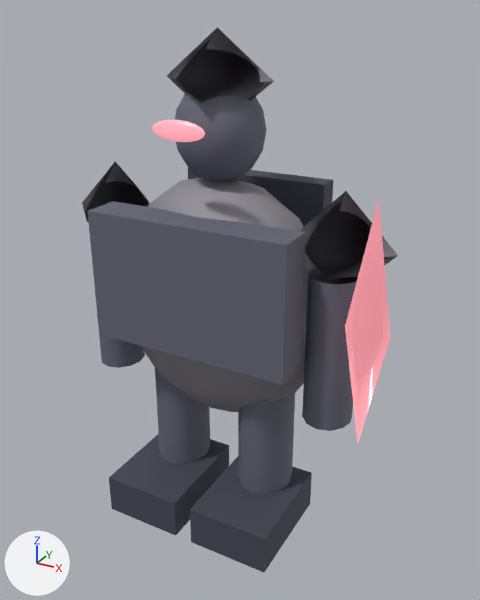
Two versions of the glTF model public/assets/3d/enemies/hunter.glb, one commit apart.
Before and after are seen from a 50 mm camera at (1.31, -2.23, 2.15) aimed at (0.08, 0.02, 1.02). Every picture has the same lights, and +X, +Y and +Z are marked at lower left. The older version comes first. Where no turn or scale is listed for an object, it has been applied to the vertices.

The scene before the commit, as lines of its bpy script (objects in view):
```python
ob_arm1 = bpy.data.objects.new('arm1', me_cylinder_0)
ob_arm1.parent = ob_modelroot
ob_arm1.location = (0.52, -0.05, 0.94)
ob_arm1.scale = (0.2, 0.22, 0.62)
ob_arm_1 = bpy.data.objects.new('arm-1', me_cylinder_0)
ob_arm_1.parent = ob_modelroot
ob_arm_1.location = (-0.52, -0.05, 0.94)
ob_arm_1.scale = (0.2, 0.22, 0.62)
ob_blade = bpy.data.objects.new('blade', me_octa_2)
ob_blade.location = (0.72, -0.26, 1.15)
ob_breastplate = bpy.data.objects.new('breastplate', me_box_0)
ob_breastplate.location = (0.0, -0.22, 1.15)
ob_head = bpy.data.objects.new('head', me_sphere_0)
ob_head.location = (0.0, 0.0, 1.72)
ob_leftleg = bpy.data.objects.new('leftLeg', me_cylinder_0)
ob_leftleg.parent = ob_modelroot
ob_leftleg.location = (-0.22, 0.0, 0.34)
ob_leftleg.scale = (0.24, 0.27, 0.66)
ob_rightboot = bpy.data.objects.new('rightBoot', me_box_3)
ob_rightboot.parent = ob_modelroot
ob_rightboot.location = (0.22, -0.12, 0.09)
ob_rightboot.scale = (0.36, 0.48, 0.18)
ob_rightleg = bpy.data.objects.new('rightLeg', me_cylinder_0)
ob_rightleg.parent = ob_modelroot
ob_rightleg.location = (0.22, 0.0, 0.34)
ob_rightleg.scale = (0.24, 0.27, 0.66)
ob_torso = bpy.data.objects.new('torso', me_sphere_1)
ob_torso.location = (0.0, 0.0, 1.02)
# also in view: 'cape' at (0.0, 0.32, 1.03); 'shoulder1' at (0.52, 0.0, 1.34); 'shoulder-1' at (-0.52, 0.0, 1.34); 'eyes' at (0.0, -0.28, 1.76); 'helmet' at (0.0, -0.01, 1.91)
```
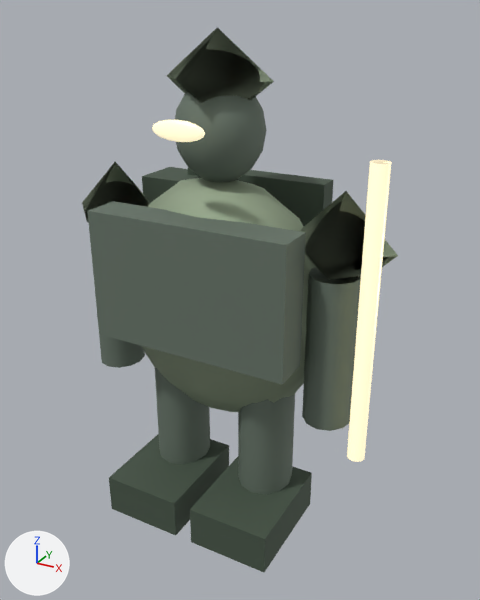
Edits to the bpy script that builds the scene:
```text
Change mat_obsidian:
    mat_obsidian.base_color: (0.141, 0.153, 0.2) -> (0.149, 0.192, 0.153)  # grey #696d7c -> grey #6c796d
Change mat_deepshadow:
    mat_deepshadow.base_color: (0.0667, 0.0745, 0.102) -> (0.0706, 0.102, 0.0706)  # greyish blue #494d5a -> greyish green #4b5a4b
Change mat_forgedsteel:
    mat_forgedsteel.base_color: (0.333, 0.318, 0.353) -> (0.337, 0.412, 0.29)  # grey #9c99a0 -> grey #9dac93
Change mat_arcaneemissive:
    mat_arcaneemissive.base_color: (0.753, 0.267, 0.31) -> (0.831, 0.718, 0.478)  # pink #e18d97 -> beige #ebdcb8
    mat_arcaneemissive.emission_color: (0.753, 0.267, 0.31) -> (0.831, 0.718, 0.478)  # pink #e18d97 -> beige #ebdcb8
Add me_cylinder_2:
    me_cylinder_2.from_pydata(...)  # 28 vertices, 48 faces; spans x -0.035..0.035, y -0.035..0.035, z -0.575..0.575
    me_cylinder_2.materials.append(mat_arcaneemissive)  # beige #ebdcb8, glowing beige #ebdcb8
Remove ob_blade:
    ob_blade = bpy.data.objects.new('blade', me_octa_2)
    ob_blade.location = (0.72, -0.26, 1.15)
Add ob_quiver:
    ob_quiver = bpy.data.objects.new('quiver', me_box_3)
    ob_quiver.parent = ob_modelroot
    ob_quiver.location = (-0.38, 0.25, 1.15)
    ob_quiver.scale = (0.22, 0.22, 0.62)
Add ob_bow:
    ob_bow = bpy.data.objects.new('bow', me_cylinder_2)
    ob_bow.location = (0.68, -0.14, 1.12)
```

Location of each change, [x1, y1, x2, y2] in pixels of the pictures (480 x 600 px):
'arm1', recoloured: [323, 277, 358, 431] in both
'bow', added (beige): after [347, 160, 392, 462]
'blade', deleted (pink): before [345, 199, 391, 443]
'shoulder1', recoloured: [300, 191, 398, 277] in both
'quiver', added: after [142, 167, 199, 203]
'eyes', recoloured (pink to beige): [152, 120, 205, 142] in both
